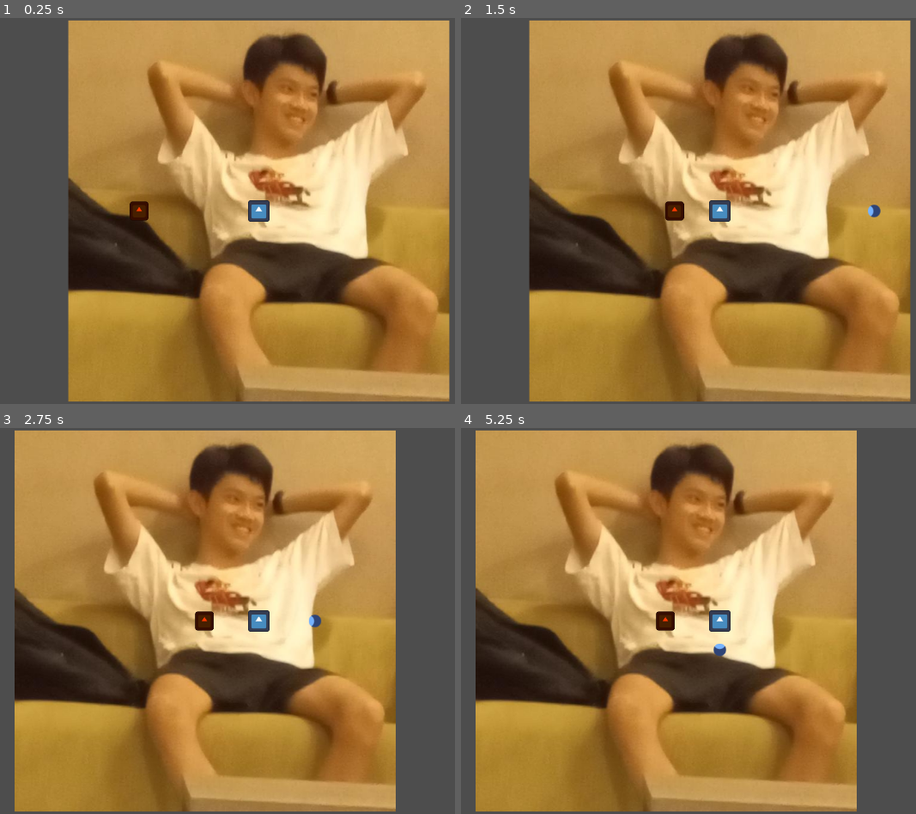
Above: before the commit, frames 1-4 (two rows, left to right).
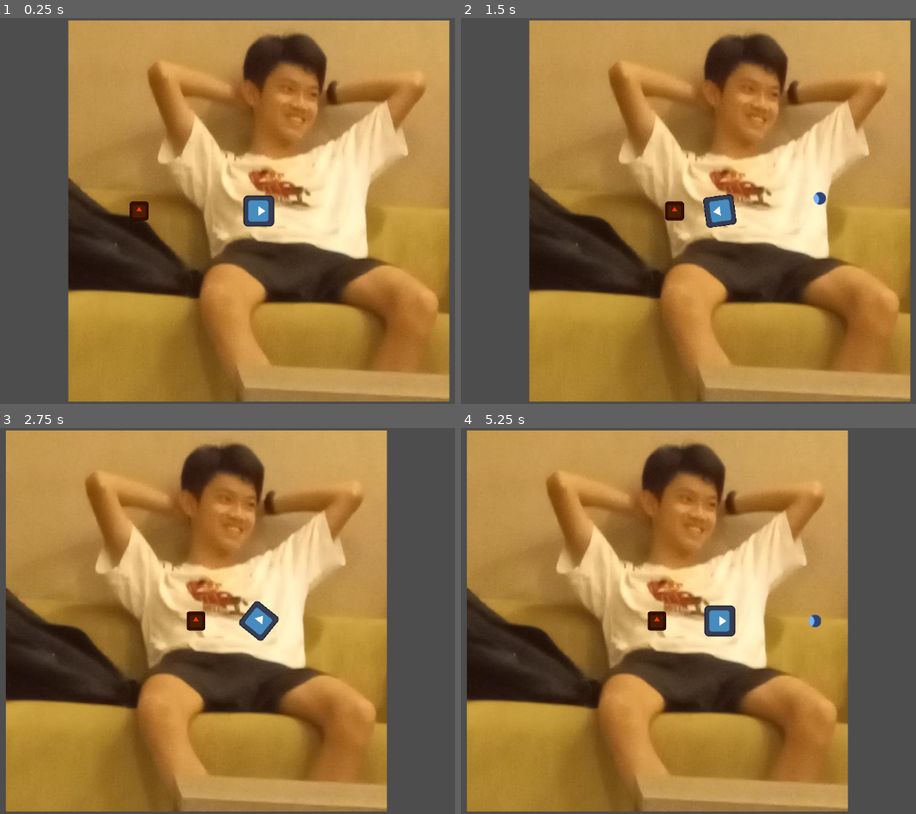
Above: after the commit, the same moments.

Repository: Darr3n2GG/guns
Game: Godot game, scene res://Worlds/movement_test.tscn
Same seed, same stepped clock (60 frames per second), same inputs: the game is played once before the commit and once after it. The project has no main scene, so this scene is started directly. The engine's default icon, where the game draws it, is replaced by a stand-in: a white triangle on a blue panel in a dark square.
Inputs (mouse positions are in pixels of both pictures, inside the frame that each line leads up to):
- Up to frame 1 (0.25 s): no input
- Up to frame 2 (1.5 s): move the mouse to (870, 191) at 0.52 s; press the mouse at (870, 191) at 0.53 s; hold Right (shoot_right, bound only before the commit) 0.53-1.28 s; move the mouse to (583, 230) at 1.27 s; release the mouse at (583, 230) at 1.28 s; hold Down (shoot_down, bound only before the commit) from 1.28 s (still down); click (583, 230) at 1.35 s
- Up to frame 3 (2.75 s): move the mouse to (327, 536) at 2.02 s; release Down (shoot_down, bound only before the commit) at 2.03 s; press the mouse at (327, 536) at 2.03 s; hold Right (shoot_right, bound only before the commit) from 2.03 s (still down)
- Up to frame 4 (5.25 s): move the mouse to (683, 698) at 2.77 s; release Right (shoot_right, bound only before the commit) at 2.78 s; release the mouse at (683, 698) at 2.78 s; hold Up (shoot_up, bound only before the commit) 2.78-3.53 s; click (683, 698) at 2.85 s; tap Enter at 3.5 s; move the mouse to (outside the picture) at 3.52 s; press the mouse at (outside the picture) at 3.53 s; hold Left (shoot_left, bound only before the commit) 3.53-5.03 s; move the mouse to (515, 563) at 4.27 s; release the mouse at (515, 563) at 4.28 s; click (515, 563) at 4.35 s; move the mouse to (752, 621) at 5.02 s; press the mouse at (752, 621) at 5.03 s; hold Down (shoot_down, bound only before the commit) from 5.03 s (still down)

The runs differ from the first frame. In frame 1, 0.5% of the frame differs, in the area x 53-61%, y 45-55%; in frame 2, 0.6%; in frame 3, 17%; in frame 4, 17%, in the area x 1-87%, y 0-100%.
Error in both runs: Invalid access to property or key 'global_position' on a base object of type 'null instance'. (res://Resources/Global.gd:6)

Commit message:
mouse shooting instead of  8-directional shooting

Diff:
--- a/Characters/Enemy/enemy.tscn
+++ b/Characters/Enemy/enemy.tscn
@@ -33,7 +33,7 @@
 
 [node name="Hurtbox_Component" parent="." instance=ExtResource("5_g062m")]
 collision_layer = 2
-knockback_multiplier = 400.0
+knockback_multiplier = 800.0
 
 [node name="CollisionShape2D" type="CollisionShape2D" parent="Hurtbox_Component"]
 shape = SubResource("RectangleShape2D_hd1da")
--- /dev/null
+++ b/Characters/Player/Gun.gd
@@ -0,0 +1,14 @@
+extends Node2D
+
+var projectile : PackedScene = preload("res://Characters/Player/Water Droplet/water_droplet.tscn")
+
+func _input(_event: InputEvent) -> void:
+	if $ShootCooldownTimer.is_stopped() and Input.is_action_pressed("shoot"):
+		shoot()
+
+func shoot() -> void:
+	var new_projectile = projectile.instantiate() as Sprite2D
+	owner.add_child(new_projectile)
+	new_projectile.set_as_top_level(true)
+	new_projectile.transform = global_transform
+	$ShootCooldownTimer.start()
--- a/Characters/Player/Player.gd
+++ b/Characters/Player/Player.gd
@@ -7,7 +7,6 @@
 @export var friction = 800.0
 @export var knockback_resistance = 1.0
 var knockback = Vector2.ZERO
-var projectile : PackedScene = preload("res://Characters/Player/Water Droplet/water_droplet.tscn")
 
 
 func get_input(left, right, up, down):
@@ -28,20 +27,9 @@
 	knockback = knockback.move_toward(Vector2.ZERO, knockback_resistance)
 	velocity += knockback * 10 * delta
 
-	var shoot_input = get_input("shoot_left", "shoot_right", "shoot_up", "shoot_down")
-	if $ShootCooldownTimer.is_stopped() and shoot_input != Vector2.ZERO:
-		shoot(shoot_input)
-
+	look_at(get_global_mouse_position())
 
 	move_and_slide()
 
-func shoot(shoot_direction : Vector2) -> void:
-	var new_projectile = projectile.instantiate() as Sprite2D
-	add_child(new_projectile)
-	new_projectile.set_as_top_level(true)
-	new_projectile.global_position = global_position + shoot_direction * 30
-	new_projectile.direction = shoot_direction
-	$ShootCooldownTimer.start()
-
 func die() -> void:
 	print("you died")
--- a/Characters/Player/Water Droplet/WaterDroplet.gd
+++ b/Characters/Player/Water Droplet/WaterDroplet.gd
@@ -1,13 +1,11 @@
 extends Sprite2D
 
 var speed = 550.0
-var direction : Vector2
 
 
 func _physics_process(delta: float) -> void:
 	if $Timer.is_stopped() == false:
-		global_position += speed * direction * delta
-		rotation = direction.angle()
+		global_position += transform.x * speed * delta
 
 func _on_timer_timeout() -> void:
 	queue_free()
--- a/Characters/Player/Water Droplet/water_droplet.tscn
+++ b/Characters/Player/Water Droplet/water_droplet.tscn
@@ -8,6 +8,7 @@
 
 [node name="WaterDroplet" type="Sprite2D"]
 top_level = true
+scale = Vector2(0.1, 0.1)
 texture = ExtResource("1_k8226")
 region_enabled = true
 region_rect = Rect2(113, 114, 21, 22)
--- a/Characters/Player/player.tscn
+++ b/Characters/Player/player.tscn
@@ -1,35 +1,34 @@
-[gd_scene load_steps=7 format=3 uid="uid://bime8252x4wu2"]
+[gd_scene load_steps=8 format=3 uid="uid://bime8252x4wu2"]
 
 [ext_resource type="Script" path="res://Characters/Player/Player.gd" id="1_u3o48"]
 [ext_resource type="Texture2D" uid="uid://borr41by1trmb" path="res://icon.svg" id="2_kuxjn"]
 [ext_resource type="PackedScene" uid="uid://bpdrkkdpu1hoc" path="res://Resources/Component/health_component.tscn" id="3_eh54q"]
 [ext_resource type="PackedScene" uid="uid://dc560d02gq12i" path="res://Resources/Component/hitbox_component.tscn" id="4_wqrih"]
+[ext_resource type="Script" path="res://Characters/Player/Gun.gd" id="5_qwdnl"]
 
 [sub_resource type="RectangleShape2D" id="RectangleShape2D_1ikko"]
+size = Vector2(52, 52)
 
 [sub_resource type="RectangleShape2D" id="RectangleShape2D_qmr0m"]
+size = Vector2(52, 52)
 
 [node name="Player" type="CharacterBody2D"]
-scale = Vector2(1.81021, 1.81021)
 collision_mask = 2
 script = ExtResource("1_u3o48")
 max_speed = 325.0
-friction = 1000.0
+friction = 5000.0
 knockback_resistance = 25.0
 
 [node name="CollisionShape2D" type="CollisionShape2D" parent="."]
 shape = SubResource("RectangleShape2D_1ikko")
 
 [node name="Icon" type="Sprite2D" parent="."]
-position = Vector2(-2.27374e-13, -4.76837e-07)
-scale = Vector2(0.15625, 0.15625)
+position = Vector2(-3.72529e-09, -1.49012e-08)
+rotation = 1.5708
+scale = Vector2(0.4, 0.4)
 texture = ExtResource("2_kuxjn")
 
 [node name="Camera2D" type="Camera2D" parent="."]
-
-[node name="ShootCooldownTimer" type="Timer" parent="."]
-wait_time = 0.5
-one_shot = true
 
 [node name="HealthComponent" parent="." instance=ExtResource("3_eh54q")]
 
@@ -46,4 +45,12 @@
 wait_time = 0.5
 one_shot = true
 
+[node name="Muzzle" type="Marker2D" parent="."]
+position = Vector2(50, 0)
+script = ExtResource("5_qwdnl")
+
+[node name="ShootCooldownTimer" type="Timer" parent="Muzzle"]
+wait_time = 0.25
+one_shot = true
+
 [connection signal="timeout" from="InvulnerableTimer" to="HitboxComponent" method="_on_invulnerable_timer_timeout"]
--- a/project.godot
+++ b/project.godot
@@ -40,24 +40,9 @@
 "events": [Object(InputEventKey,"resource_local_to_scene":false,"resource_name":"","device":-1,"window_id":0,"alt_pressed":false,"shift_pressed":false,"ctrl_pressed":false,"meta_pressed":false,"pressed":false,"keycode":0,"physical_keycode":68,"key_label":0,"unicode":100,"echo":false,"script":null)
 ]
 }
-shoot_left={
+shoot={
 "deadzone": 0.5,
-"events": [Object(InputEventKey,"resource_local_to_scene":false,"resource_name":"","device":-1,"window_id":0,"alt_pressed":false,"shift_pressed":false,"ctrl_pressed":false,"meta_pressed":false,"pressed":false,"keycode":0,"physical_keycode":4194319,"key_label":0,"unicode":0,"echo":false,"script":null)
-]
-}
-shoot_right={
-"deadzone": 0.5,
-"events": [Object(InputEventKey,"resource_local_to_scene":false,"resource_name":"","device":-1,"window_id":0,"alt_pressed":false,"shift_pressed":false,"ctrl_pressed":false,"meta_pressed":false,"pressed":false,"keycode":0,"physical_keycode":4194321,"key_label":0,"unicode":0,"echo":false,"script":null)
-]
-}
-shoot_up={
-"deadzone": 0.5,
-"events": [Object(InputEventKey,"resource_local_to_scene":false,"resource_name":"","device":-1,"window_id":0,"alt_pressed":false,"shift_pressed":false,"ctrl_pressed":false,"meta_pressed":false,"pressed":false,"keycode":0,"physical_keycode":4194320,"key_label":0,"unicode":0,"echo":false,"script":null)
-]
-}
-shoot_down={
-"deadzone": 0.5,
-"events": [Object(InputEventKey,"resource_local_to_scene":false,"resource_name":"","device":-1,"window_id":0,"alt_pressed":false,"shift_pressed":false,"ctrl_pressed":false,"meta_pressed":false,"pressed":false,"keycode":0,"physical_keycode":4194322,"key_label":0,"unicode":0,"echo":false,"script":null)
+"events": [Object(InputEventMouseButton,"resource_local_to_scene":false,"resource_name":"","device":-1,"window_id":0,"alt_pressed":false,"shift_pressed":false,"ctrl_pressed":false,"meta_pressed":false,"button_mask":0,"position":Vector2(0, 0),"global_position":Vector2(0, 0),"factor":1.0,"button_index":1,"canceled":false,"pressed":false,"double_click":false,"script":null)
 ]
 }
 
